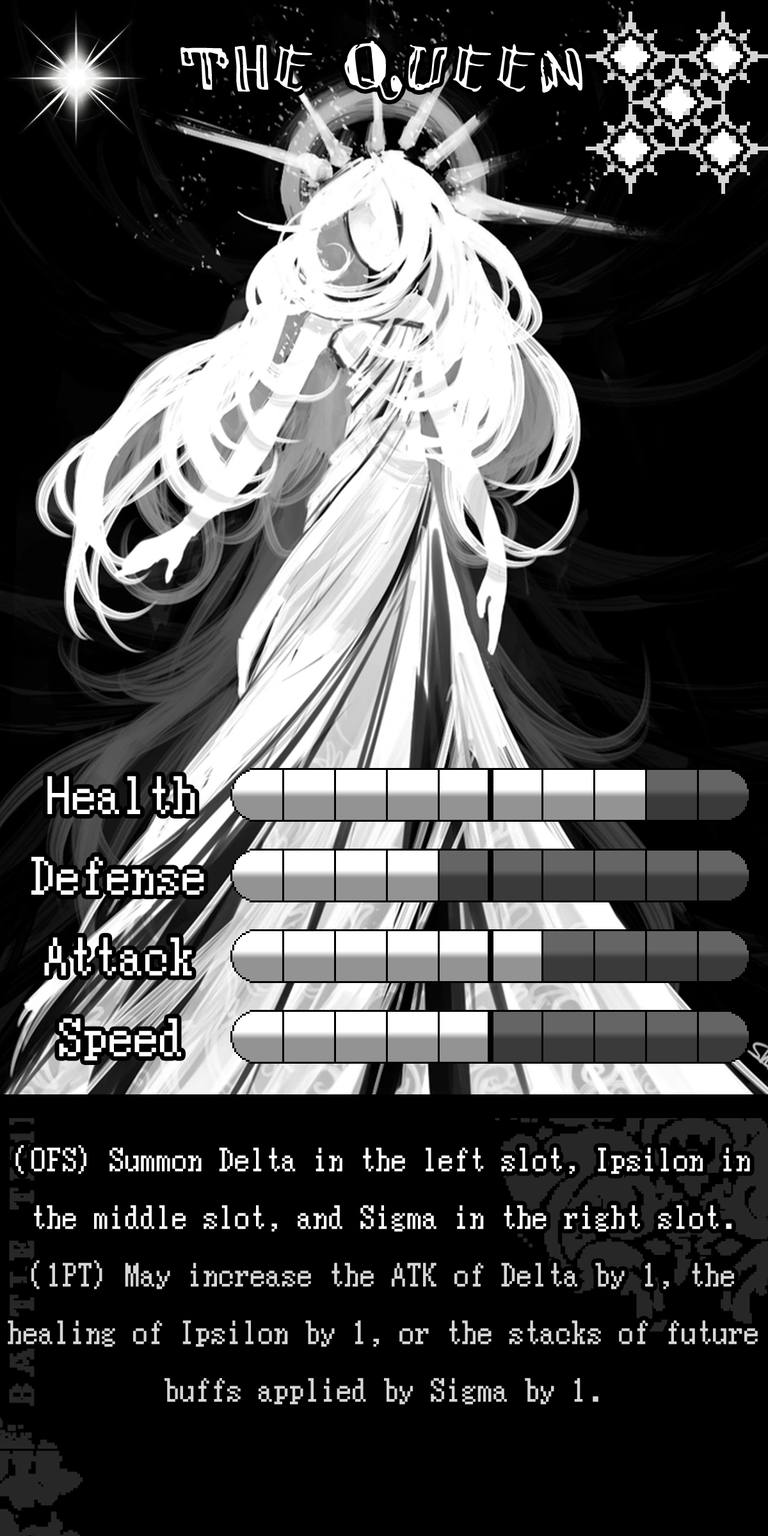
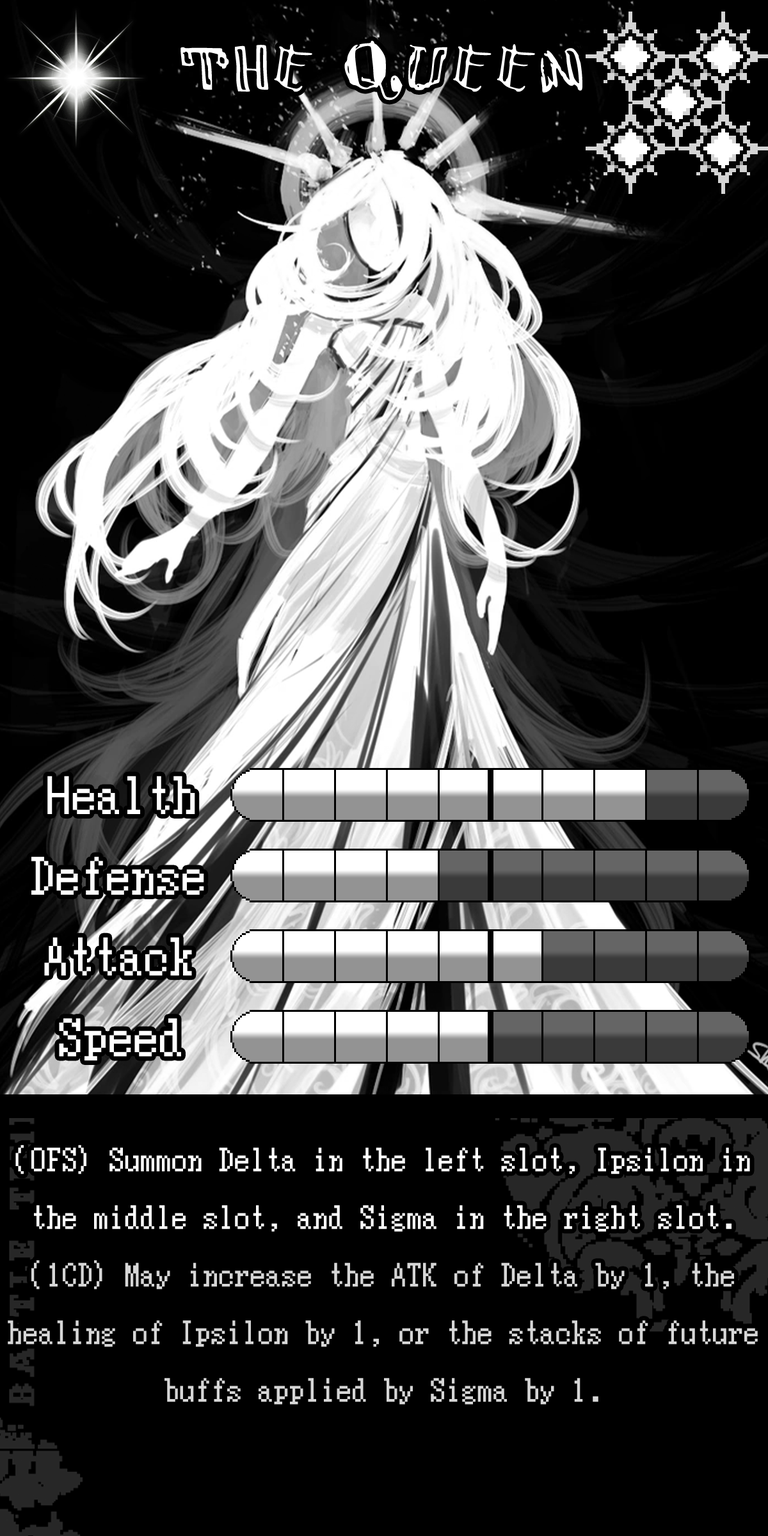
Revision of a layered 768x1536 image; what changed, layer by layer:
painted on "Ability" over (x1=62, y1=1168, x2=384, y2=1287)
